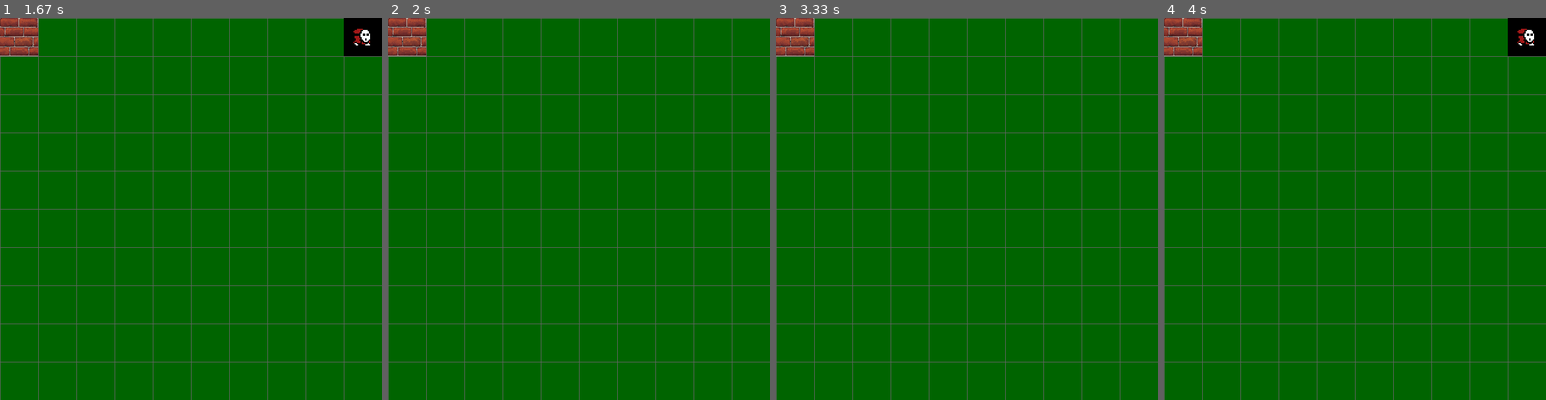
Above: before the commit, frames 1-4 (left to right).
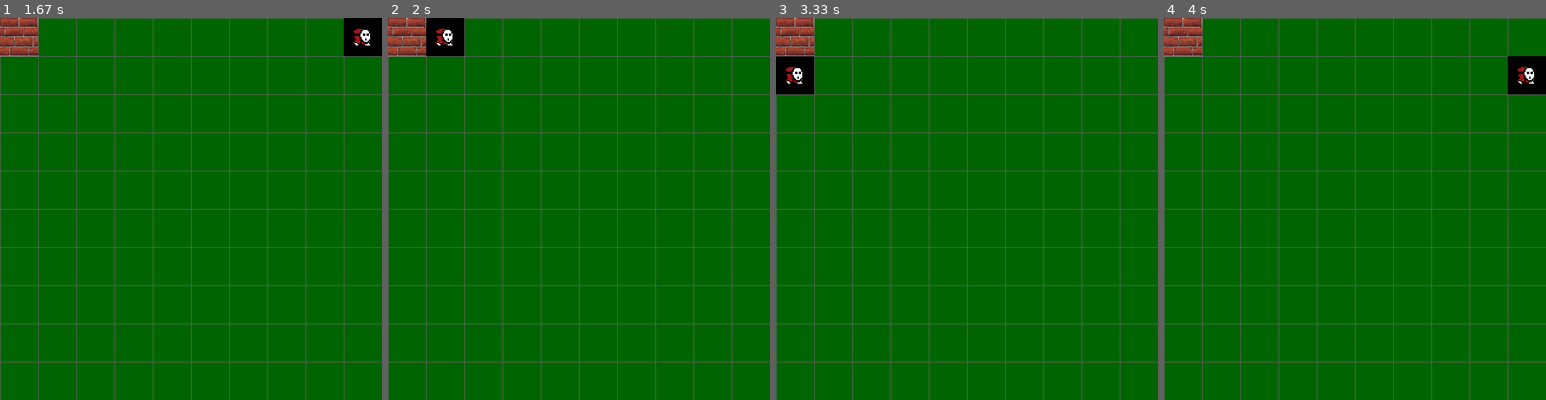
Above: after the commit, the same moments.

Repository: carlhester/ecs_pygame
Game: pygame game, started from main.py
Two runs of this game, one before a commit and one after it. Both use one fixed random seed, a clock stepped at 60 frames per second and the inputs below.
Inputs:
- Up to frame 1 (1.67 s): hold Right 0.33-0.8 s; hold Up 0.83-1.13 s
- Up to frame 2 (2 s): hold Left from 1.67 s (still down)
- Up to frame 3 (3.33 s): release Left at 2.2 s; hold Down 2.23-2.53 s; hold Left 2.57-2.97 s; hold Up from 3 s (still down)
- Up to frame 4 (4 s): release Up at 3.37 s; hold Right from 3.4 s (still down)

Frame 1 is identical in both runs. In frame 2, 1.0% of the frame differs, in the area x 10-20%, y 0-10%; in frame 3, 1.0%; in frame 4, 2.0%, in the area x 90-100%, y 0-20%.

Commit message:
collision

Diff:
--- a/main.py
+++ b/main.py
@@ -37,7 +37,7 @@
         self.CM.addSizer(wall, SizeComponent(self.cell_size, self.cell_size))
         self.CM.addPositioner(wall, PositionComponent(0,0))
         self.CM.addDrawer(wall, DrawComponent('wall.png'))
-        self.CM.addCollider(player, CollideComponent())
+        self.CM.addCollider(wall, CollideComponent())
 
     def execute(self):
         if self.init() == False:
@@ -77,22 +77,23 @@
                     key = "movedownstop"
 
         for e in self.entities.all_ids():
-            # control is control
+            # control
             if self.CM.hasControl(e) and self.CM.hasMove(e) and key != None:
                 ControlSystem(key, self.CM.getMove(e), self.cell_size)
                 key = None
+
             # collision
             if self.CM.hasCollide(e) and self.CM.hasPosition(e) and self.CM.hasMove(e):
-                for c in self.entities.all_ids():
-                    if self.CM.hasPosition(c) and self.CM.hasCollide(c):
-                        blocked = CollideSystem(self.CM.getPosition(e), self.CM.getMove(e), self.CM.getPosition(c))
-                        if blocked:
-                            self.CM.getMove(e).x = 0
-                            self.CM.getMove(e).y = 0
-            # move is position + move
+                blockers = []
+                for c in self.CM.Colliders:
+                    blockers.append(self.CM.getPosition(c))
+                CollideSystem(self.CM.getPosition(e), self.CM.getMove(e), blockers)
+
+           # move
             if self.CM.hasMove(e) and self.CM.hasPosition(e):
                 MoveSystem(self.CM.getPosition(e), self.CM.getMove(e), self.cells_high, self.cells_wide)
-            # draw is size + position + draw
+
+          # draw
             if self.CM.hasSize(e) and self.CM.hasPosition(e) and self.CM.hasDraw(e):
                 DrawSystem(self.screen, self.cell_size, self.CM.getDraw(e), self.CM.getPosition(e), self.CM.getSize(e))
 
@@ -288,7 +289,6 @@
         return self.ids.index(name)
 
 def MoveSystem(pos, move, cells_wide, cells_high):
-    print(pos.x, pos.y)
     orig_x = pos.x
     pos.x += move.x
     if pos.x < 0 or pos.x > cells_wide:
@@ -300,9 +300,11 @@
         pos.y = orig_y
 
 
-def CollideSystem(pos, move, target):
-    if pos.x + move.x == target.x and pos.y + move.y == target.y:
-        return True
+def CollideSystem(pos, move, blockers):
+    for b in blockers:
+        if pos.x + move.x == b.x and pos.y + move.y == b.y:
+            move.x = 0
+            move.y = 0
 
 if __name__ == "__main__":
     game = Game()
